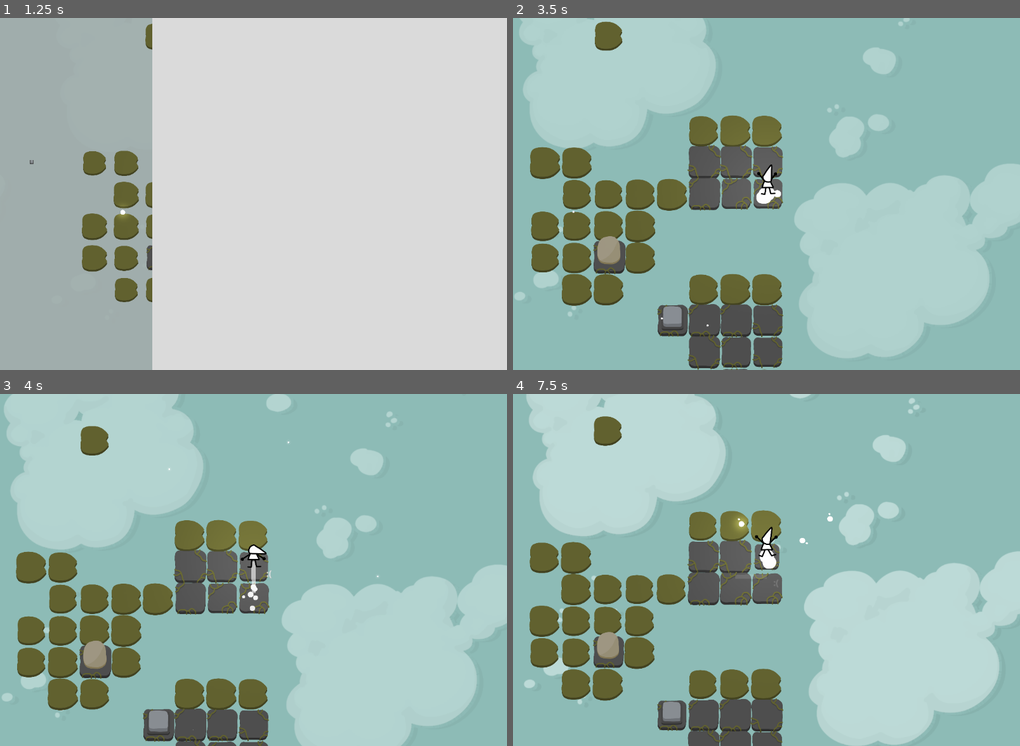
Above: before the commit, frames 1-4 (two rows, left to right).
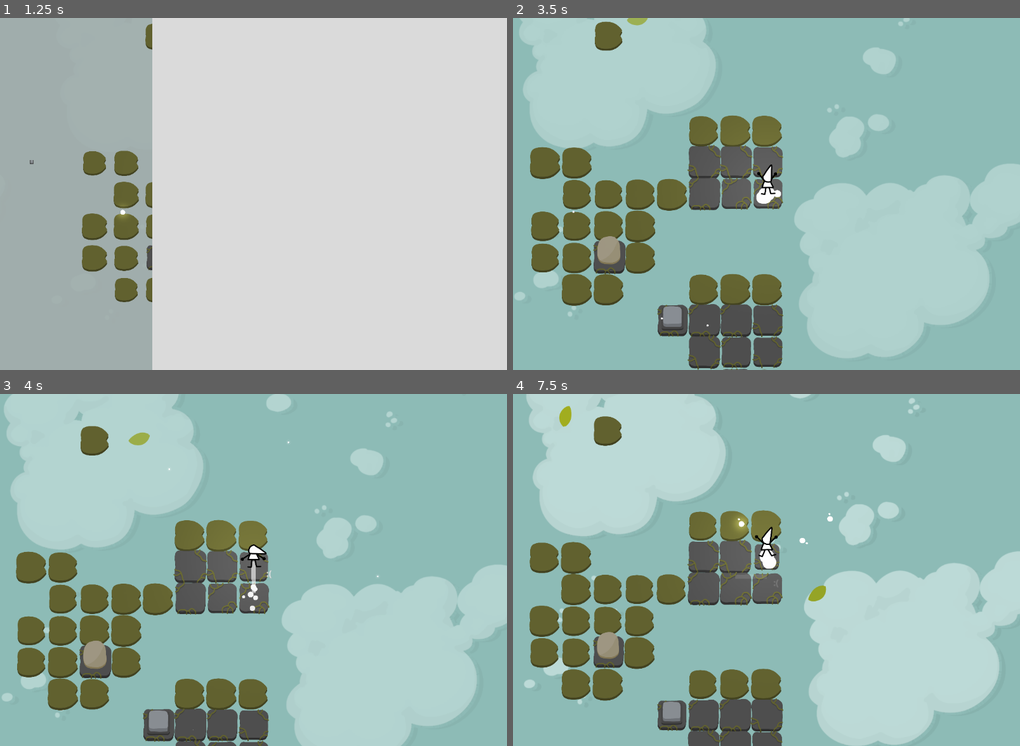
Above: after the commit, the same moments.

Repository: aznoqmous/gameoff-2024
Game: Godot game, scene res://scenes/main.tscn
The game is run twice, just before and just after one commit, with the same random seed, the same clock (stepped at 60 frames per second) and the same inputs.
Inputs (mouse positions are in pixels of both pictures, inside the frame that each line leads up to):
- Up to frame 1 (1.25 s): click "PLAY" at 0.5 s
- Up to frame 2 (3.5 s): move the mouse to (878, 176) at 1.27 s; hold Right (MoveRight) 1.28-2.03 s; tap Space (SwitchMode) at 1.35, 2.1, 2.85 s; click (878, 176) at 1.42 s; move the mouse to (665, 211) at 2.02 s; hold Down (MoveDown) 2.03-2.78 s; click (665, 211) at 2.17 s; move the mouse to (817, 116) at 2.77 s; hold Right (MoveRight) from 2.78 s (still down); click (817, 116) at 2.92 s
- Up to frame 3 (4 s): move the mouse to (228, 640) at 3.52 s; release Right (MoveRight) at 3.53 s; hold Up (MoveUp) from 3.53 s (still down); tap Space (SwitchMode) at 3.6 s; click (228, 640) at 3.67 s
- Up to frame 4 (7.5 s): move the mouse to (918, 622) at 4.27 s; release Up (MoveUp) at 4.28 s; hold Left (MoveLeft) 4.28-5.78 s; tap Space (SwitchMode) every 0.75 s from 4.35 to 7.35 s; click (918, 622) at 4.42 s; move the mouse to (614, 517) at 5.02 s; click (614, 517) at 5.17 s; move the mouse to (791, 570) at 5.77 s; hold Down (MoveDown) 5.78-6.53 s; click (791, 570) at 5.92 s; move the mouse to (690, 482) at 6.52 s; hold Right (MoveRight) 6.53-7.28 s; click (690, 482) at 6.67 s; move the mouse to (878, 552) at 7.27 s; hold Up (MoveUp) from 7.28 s (still down); click (878, 552) at 7.42 s

Frame 1 is identical in both runs. In frame 2, less than 0.1% of the frame differs, in the area x 22-27%, y 0-3%; in frame 3, 0.1%; in frame 4, 0.2%, in the area x 9-62%, y 3-59%.

Commit message:
added leaf particle + fixed nature lilipad 2

Diff:
--- a/scenes/environments/environment_nature.tscn
+++ b/scenes/environments/environment_nature.tscn
@@ -1,58 +1,45 @@
-[gd_scene load_steps=7 format=3 uid="uid://c0y186lynyfnm"]
+[gd_scene load_steps=8 format=3 uid="uid://c0y186lynyfnm"]
 
 [ext_resource type="Script" path="res://scripts/levels/base_environment.gd" id="1_jumcc"]
-[ext_resource type="Texture2D" uid="uid://vwerwarwcs7h" path="res://resources/sprites/particle.png" id="2_4f7h5"]
+[ext_resource type="Texture2D" uid="uid://nb304i7rt06u" path="res://resources/sprites/leaf-particle.png" id="2_xdc5s"]
 [ext_resource type="Texture2D" uid="uid://dtp47pwqimo3q" path="res://resources/sprites/background-texture.jpg" id="3_opfow"]
 [ext_resource type="PackedScene" uid="uid://cyx621is8r273" path="res://scenes/environments/firefly.tscn" id="4_m2b37"]
 [ext_resource type="PackedScene" uid="uid://mous3wbqqboo" path="res://scenes/environments/parallax_background.tscn" id="5_d05jv"]
 
 [sub_resource type="Curve" id="Curve_dndaf"]
-_data = [Vector2(0, 1), 0.0, 0.0, 0, 0, Vector2(0.744755, 1), 0.0, 0.0, 0, 0, Vector2(1, 0), 0.0, 0.0, 0, 0]
-point_count = 3
+_data = [Vector2(0, 0), 0.0, 0.0, 0, 0, Vector2(0.134921, 1), 0.0, 0.0, 0, 0, Vector2(0.912698, 1), 0.0, 0.0, 0, 0, Vector2(1, 0), 0.0, 0.0, 0, 0]
+point_count = 4
+
+[sub_resource type="Gradient" id="Gradient_7s3jv"]
+colors = PackedColorArray(0.450393, 0.589844, 0.297226, 1, 1, 1, 0, 1)
 
 [node name="Environment" type="Node2D"]
 z_index = 10
 script = ExtResource("1_jumcc")
 
 [node name="SandParticles" type="CPUParticles2D" parent="."]
-visible = false
-position = Vector2(-1920, -720)
-amount = 25
-lifetime = 2.0
-randomness = 1.0
-texture = ExtResource("2_4f7h5")
-emission_shape = 3
-emission_rect_extents = Vector2(1, 2000)
-direction = Vector2(2, 1)
-spread = 0.0
-gravity = Vector2(0, 0)
-initial_velocity_min = 2000.0
-initial_velocity_max = 3000.0
-scale_amount_min = 0.1
-scale_amount_max = 0.5
-scale_amount_curve = SubResource("Curve_dndaf")
-color = Color(0.546875, 0.528361, 0.40802, 1)
-
-[node name="Fog" type="CPUParticles2D" parent="."]
-visible = false
-position = Vector2(-1200, -720)
-amount = 25
-lifetime = 2.0
-randomness = 1.0
-texture = ExtResource("2_4f7h5")
+light_mask = 0
+position = Vector2(-960, -1680)
+amount = 4
+lifetime = 10.0
+randomness = 0.5
+texture = ExtResource("2_xdc5s")
 emission_shape = 3
 emission_rect_extents = Vector2(2000, 1)
-direction = Vector2(2, 1)
-spread = 0.0
-gravity = Vector2(0, 0)
-initial_velocity_min = 2000.0
-initial_velocity_max = 3000.0
+direction = Vector2(1, 1)
+spread = 30.2
+gravity = Vector2(100, 100)
+initial_velocity_min = 50.0
+initial_velocity_max = 100.0
+angular_velocity_min = 5.0
+angular_velocity_max = 35.0
+damping_min = 54.897
+damping_max = 54.897
 angle_min = -720.0
 angle_max = 720.0
-scale_amount_min = 9.81
-scale_amount_max = 24.37
+scale_amount_max = 2.0
 scale_amount_curve = SubResource("Curve_dndaf")
-color = Color(0.94, 0.923707, 0.8178, 0.0784314)
+color_initial_ramp = SubResource("Gradient_7s3jv")
 
 [node name="Sprite2D" type="Sprite2D" parent="."]
 visible = false
--- a/scenes/game.tscn
+++ b/scenes/game.tscn
@@ -64,6 +64,7 @@
 current = true
 
 [node name="CanvasModulate" type="CanvasModulate" parent="."]
+position = Vector2(-1680, 720)
 color = Color(0.8, 0.8, 0.8, 1)
 
 [node name="AudioManager" type="Node" parent="."]
--- a/scenes/levels/nature/level_nature_lilipad_2.tscn
+++ b/scenes/levels/nature/level_nature_lilipad_2.tscn
@@ -15,7 +15,7 @@
 [node name="TileMapLayer" type="TileMapLayer" parent="."]
 z_index = -2
 position = Vector2(-128, -128)
-tile_map_data = PackedByteArray("AAAAAAAAAwABAAAAAAABAAAAAwA …(200 unchanged characters)… LAP7/AwAAAAAAAAAKAP7/AwACAAAAAAAMAP7/AwABAAAAAAAMAP//AwACAAAAAAAMAAAAAwACAAAAAAAI …(450 unchanged characters)…
+tile_map_data = PackedByteArray("AAAAAAAAAwABAAAAAAABAAAAAwA …(200 unchanged characters)… LAP7/AwAAAAAAAAAKAP7/AwACAAAAAAAMAP7/AwADAAAAAAAMAP//AwACAAAAAAAMAAAAAwACAAAAAAAI …(450 unchanged characters)…
 tile_set = ExtResource("3_weuek")
 
 [node name="Tile" parent="TileMapLayer" node_paths=PackedStringArray("activators") instance=ExtResource("4_lcyyr")]
--- a/scenes/teachers/_teacher.tscn
+++ b/scenes/teachers/_teacher.tscn
@@ -6,7 +6,7 @@
 [ext_resource type="Texture2D" uid="uid://mu12gfxjbk5o" path="res://resources/sprites/teachers/body_0001_Layer-66.png" id="3_m0cye"]
 [ext_resource type="Texture2D" uid="uid://c502b17k3ttkj" path="res://resources/sprites/teachers/body_0000_Layer-70.png" id="4_xfi8o"]
 [ext_resource type="Texture2D" uid="uid://div2mb647f8ml" path="res://resources/sprites/teachers/skel.png" id="5_mqmke"]
-[ext_resource type="PackedScene" uid="uid://bfq0novin8k03" path="res://scenes/dialog_box.tscn" id="7_ml2h6"]
+[ext_resource type="PackedScene" uid="uid://bfq0novin8k03" path="res://scenes/uis/dialog_box.tscn" id="7_ml2h6"]
 
 [sub_resource type="Animation" id="Animation_hxg1w"]
 resource_name = "Idle"
--- a/scenes/teachers/teacher-desert.tscn
+++ b/scenes/teachers/teacher-desert.tscn
@@ -6,7 +6,7 @@
 [ext_resource type="Texture2D" uid="uid://mu12gfxjbk5o" path="res://resources/sprites/teachers/body_0001_Layer-66.png" id="4_udyyd"]
 [ext_resource type="Texture2D" uid="uid://c502b17k3ttkj" path="res://resources/sprites/teachers/body_0000_Layer-70.png" id="5_krugt"]
 [ext_resource type="Texture2D" uid="uid://div2mb647f8ml" path="res://resources/sprites/teachers/skel.png" id="6_qgbbm"]
-[ext_resource type="PackedScene" uid="uid://bfq0novin8k03" path="res://scenes/dialog_box.tscn" id="7_ikwmq"]
+[ext_resource type="PackedScene" uid="uid://bfq0novin8k03" path="res://scenes/uis/dialog_box.tscn" id="7_ikwmq"]
 
 [sub_resource type="Animation" id="Animation_hxg1w"]
 resource_name = "Idle"
--- a/scenes/teachers/teacher-mountain.tscn
+++ b/scenes/teachers/teacher-mountain.tscn
@@ -6,7 +6,7 @@
 [ext_resource type="Texture2D" uid="uid://mu12gfxjbk5o" path="res://resources/sprites/teachers/body_0001_Layer-66.png" id="4_x56dx"]
 [ext_resource type="Texture2D" uid="uid://c502b17k3ttkj" path="res://resources/sprites/teachers/body_0000_Layer-70.png" id="5_mx7b4"]
 [ext_resource type="Texture2D" uid="uid://cf0p1q2y8tuyv" path="res://resources/sprites/teachers/ston.png" id="6_atup0"]
-[ext_resource type="PackedScene" uid="uid://bfq0novin8k03" path="res://scenes/dialog_box.tscn" id="7_hasr8"]
+[ext_resource type="PackedScene" uid="uid://bfq0novin8k03" path="res://scenes/uis/dialog_box.tscn" id="7_hasr8"]
 
 [sub_resource type="Animation" id="Animation_hxg1w"]
 resource_name = "Idle"
--- a/scenes/teachers/teacher-nature.tscn
+++ b/scenes/teachers/teacher-nature.tscn
@@ -6,7 +6,7 @@
 [ext_resource type="Texture2D" uid="uid://mu12gfxjbk5o" path="res://resources/sprites/teachers/body_0001_Layer-66.png" id="4_fug0s"]
 [ext_resource type="Texture2D" uid="uid://c502b17k3ttkj" path="res://resources/sprites/teachers/body_0000_Layer-70.png" id="5_c02dp"]
 [ext_resource type="Texture2D" uid="uid://dc7gonb0vwunm" path="res://resources/sprites/teachers/snak.png" id="6_j30as"]
-[ext_resource type="PackedScene" uid="uid://bfq0novin8k03" path="res://scenes/dialog_box.tscn" id="7_nbl8c"]
+[ext_resource type="PackedScene" uid="uid://bfq0novin8k03" path="res://scenes/uis/dialog_box.tscn" id="7_nbl8c"]
 
 [sub_resource type="Animation" id="Animation_hxg1w"]
 resource_name = "Idle"
--- a/scenes/title.tscn
+++ b/scenes/title.tscn
@@ -17,5 +17,6 @@
 
 [node name="Button" parent="CanvasLayer/CenterContainer" instance=ExtResource("2_571ub")]
 layout_mode = 2
+mouse_default_cursor_shape = 2
 
 [node name="SceneManager" type="Node" parent="."]
Binary file added: resources/sprites/leaf-particle.png
Not shown, added: resources/sprites/leaf-particle.png.import
Renamed: scenes/dialog_box.tscn -> scenes/uis/dialog_box.tscn
